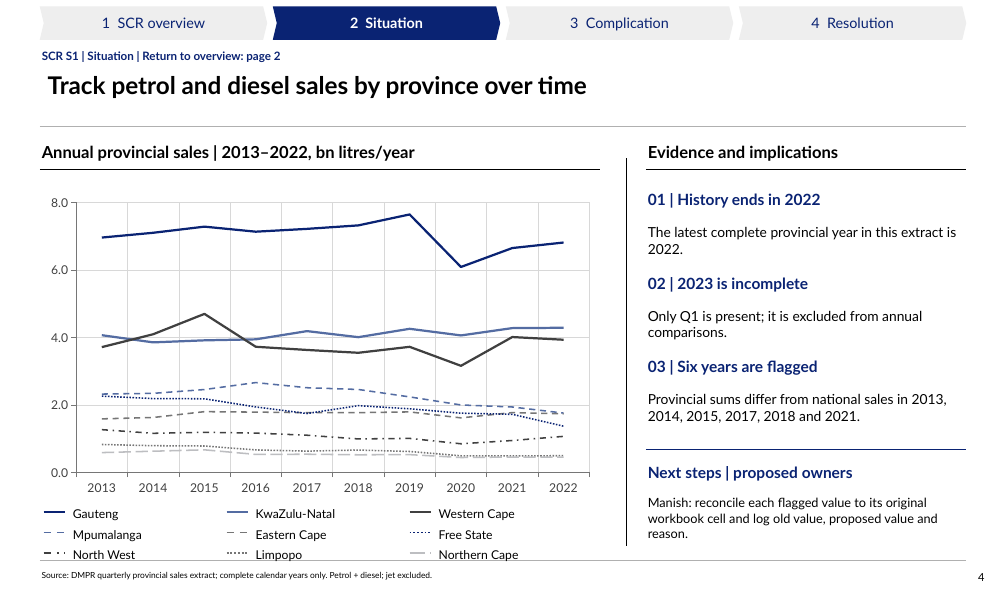
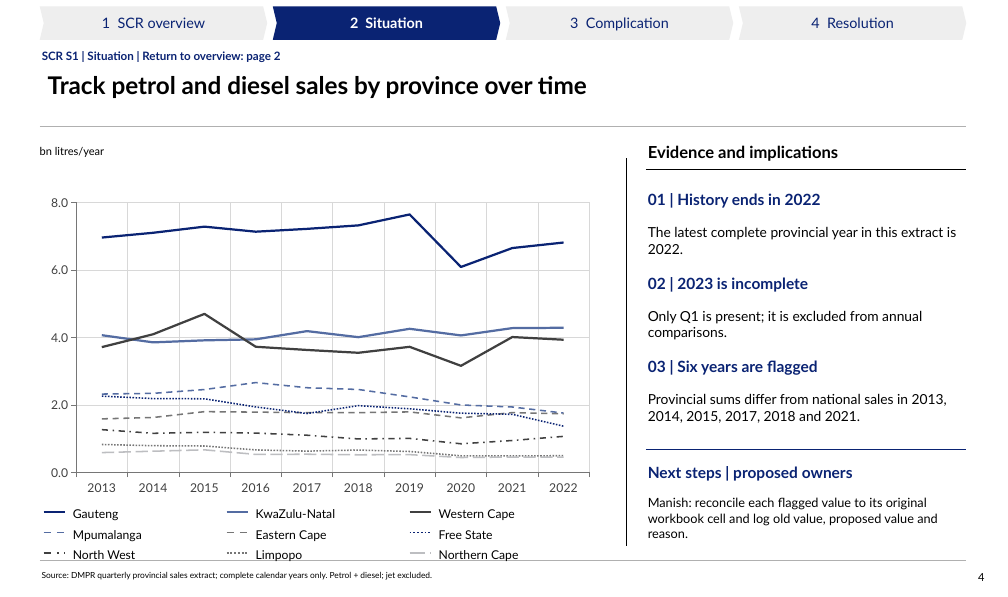
Before and after one commit to Africa-International-Advisors/liquid_fuels_model, a slide deck: slide 4 of pptx/output/delivered/Vopak_Week1_Analytical_Pack_2026_10_06.pptx. Drawn at 1008x597 pixels with LibreOffice and Linux fonts; fonts in the diff are those of the drawing; background and template pictures are left out. Boxes give left, top, right and bottom in pixels: in the first picture for what was removed or moved away, otherwise in the second. Text is boxed around its words. In the diff, an @@ line names an element or a change of style, - is before the commit and + after.

```diff
--- a/pptx/output/delivered/Vopak_Week1_Analytical_Pack_2026_10_06.pptx
+++ b/pptx/output/delivered/Vopak_Week1_Analytical_Pack_2026_10_06.pptx
@@ text at (x1=40, y1=147, x2=104, y2=157): text changed; size 15 to 10 pt; bold off @@
-Annual provincial sales | 2013–2022, bn litres/year
+bn litres/year
@@ line removed from (40, 169) to (601, 169) @@
```
Also in this commit, not shown: 13 other slides changed, 7 other files.
